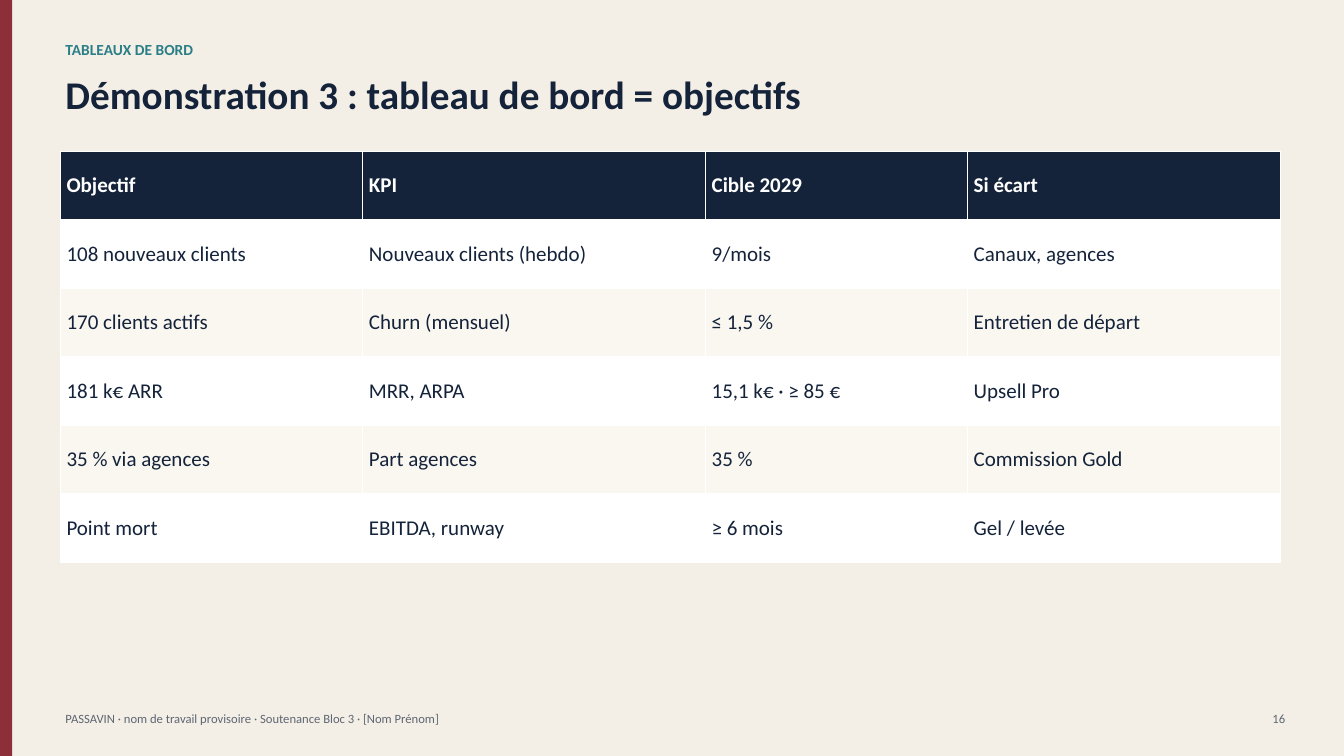
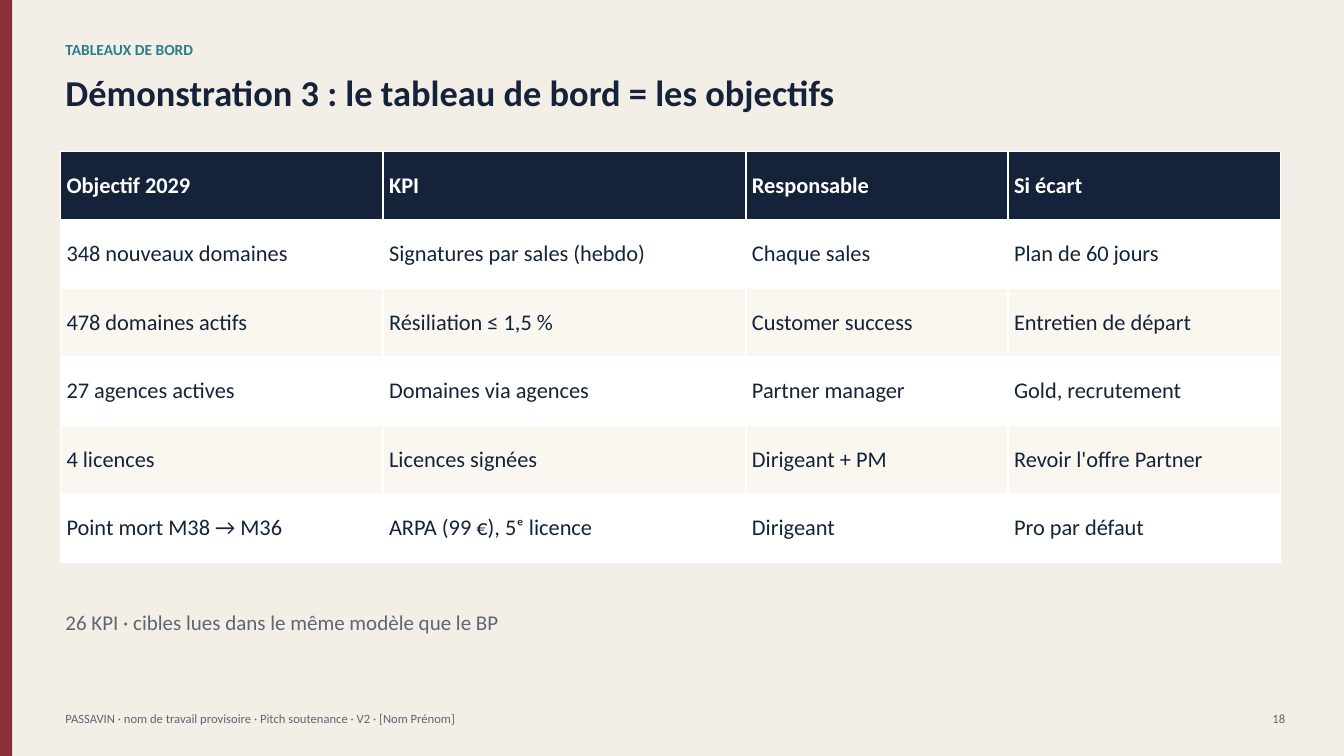
Before and after one commit to planetauragbf-ai/Emma, a slide deck: slide 18 of winetech/livrables/Passavin_Pitch_Soutenance.pptx (slide 16 before the commit). Drawn at 1344x756 pixels with LibreOffice and Linux fonts; fonts in the diff are those of the drawing. Boxes give left, top, right and bottom in pixels: in the first picture for what was removed or moved away, otherwise in the second. Text is boxed around its words. In the diff, an @@ line names an element or a change of style, - is before the commit and + after.

```diff
--- a/winetech/livrables/Passavin_Pitch_Soutenance.pptx
+++ b/winetech/livrables/Passavin_Pitch_Soutenance.pptx
@@ text at box(65, 80, 834, 112): text changed; size 28 to 26 pt @@
-Démonstration 3 : tableau de bord = objectifs
+Démonstration 3 : le tableau de bord = les objectifs
@@ table at box(60, 151, 1280, 563) @@
-row 1, column 1: Objectif
+row 1, column 1: Objectif 2029
-row 1, column 3: Cible 2029
+row 1, column 3: Responsable
-row 2: 108 nouveaux clients | Nouveaux clients (hebdo) | 9/mois | Canaux, agences
+row 2: 348 nouveaux domaines | Signatures par sales (hebdo) | Chaque sales | Plan de 60 jours
-row 3: 170 clients actifs | Churn (mensuel) | ≤ 1,5 % | Entretien de départ
+row 3: 478 domaines actifs | Résiliation ≤ 1,5 % | Customer success | Entretien de départ
-row 4: 181 k€ ARR | MRR, ARPA | 15,1 k€ · ≥ 85 € | Upsell Pro
+row 4: 27 agences actives | Domaines via agences | Partner manager | Gold, recrutement
-row 5: 35 % via agences | Part agences | 35 % | Commission Gold
+row 5: 4 licences | Licences signées | Dirigeant + PM | Revoir l'offre Partner
-row 6: Point mort | EBITDA, runway | ≥ 6 mois | Gel / levée
+row 6: Point mort M38 → M36 | ARPA (99 €), 5ᵉ licence | Dirigeant | Pro par défaut
@@ size 15 to 16 pt in "KPI", "Si écart", "Entretien de départ" @@
@@ text added at box(65, 615, 498, 634), 15 pt, text #5E6673 @@
+26 KPI · cibles lues dans le même modèle que le BP
@@ text at box(65, 714, 455, 725): text changed @@
-PASSAVIN · nom de travail provisoire · Soutenance Bloc 3 · [Nom Prénom]
+PASSAVIN · nom de travail provisoire · Pitch soutenance · V2 · [Nom Prénom]
```
Also in this commit, not shown: 7 other slides changed, 12 slides added, 12 slides removed, 27 other files.
